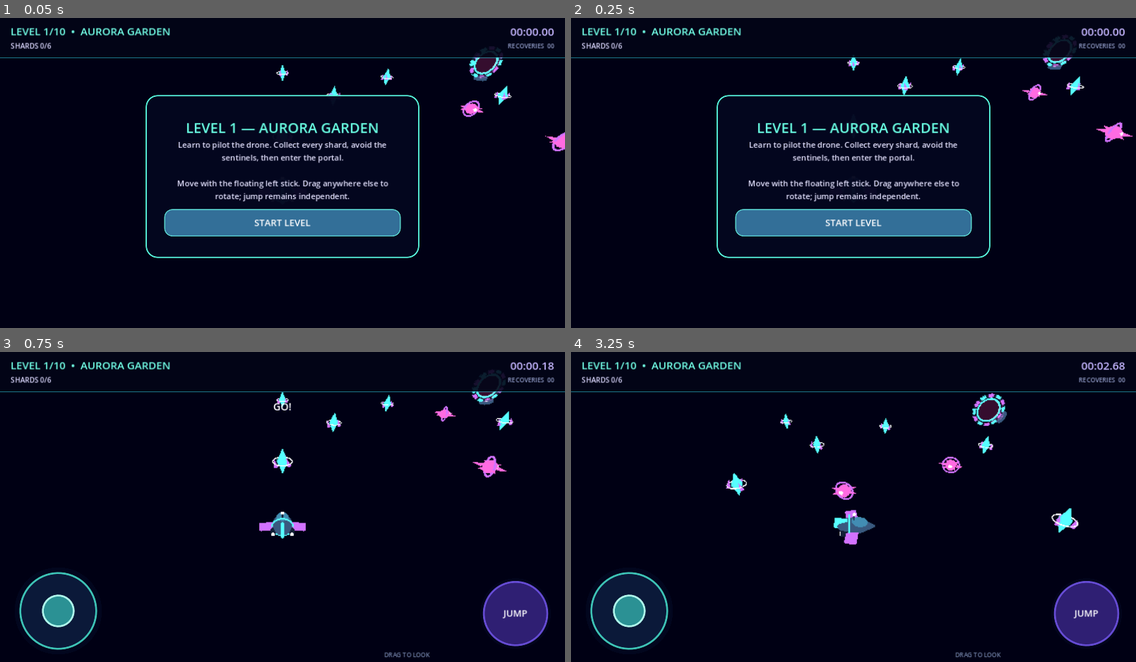
Above: before the commit, frames 1-4 (two rows, left to right).
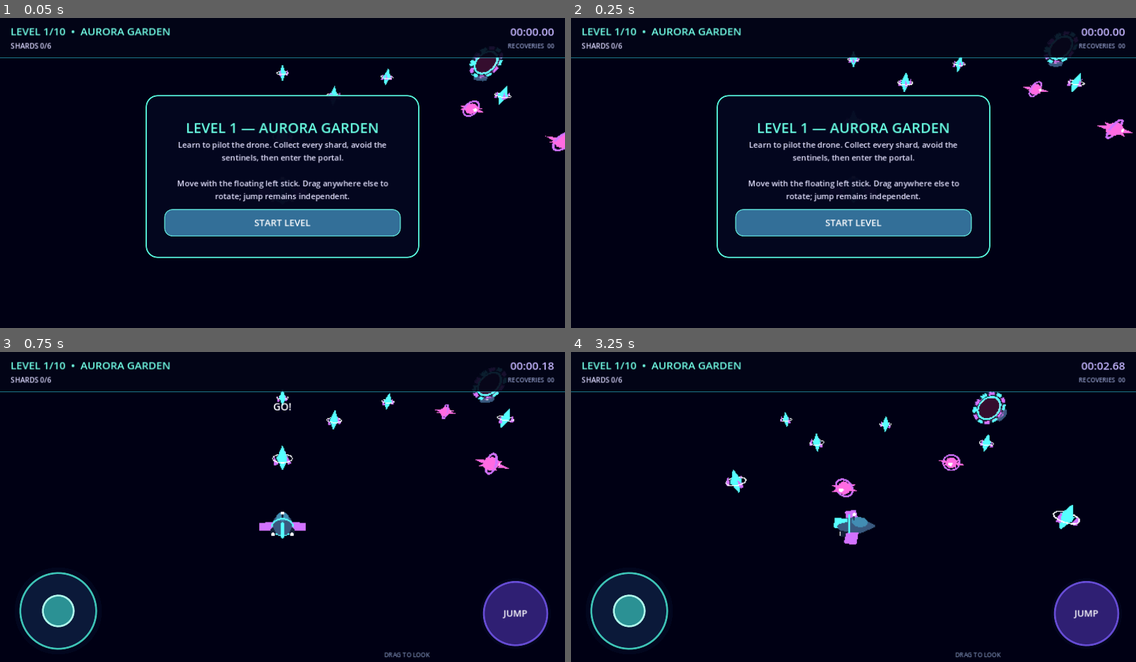
Above: after the commit, the same moments.

Repository: kirilsfriends-glitch/Aurora-ui-lib
Game: Godot game, scene res://main.tscn
The game is run twice, just before and just after one commit, with the same random seed, the same clock (stepped at 60 frames per second) and the same inputs.
Inputs (mouse positions are in pixels of both pictures, inside the frame that each line leads up to):
- Up to frame 1 (0.05 s): no input
- Up to frame 2 (0.25 s): no input
- Up to frame 3 (0.75 s): click "START LEVEL" at 0.5 s
- Up to frame 4 (3.25 s): move the mouse to (977, 494) at 1.27 s; hold D (move_right) 1.28-2 s; tap Space (jump) at 1.35, 1.52, 1.82, 3.05 s; click (977, 494) at 1.42 s; drag from (740, 525) to (825, 575) at 2.02 s; move the mouse to (910, 441) at 2.77 s; hold D (move_right) from 2.78 s (still down); tap E (camera_right) at 2.85 s

Frame 1 is identical in both runs. In frame 2, 0.8% of the frame differs, in the area x 48-100%, y 4-41%; in frame 3, 0.8%; in frame 4, 1.2%, in the area x 27-91%, y 12-59%.
Error in both runs: Invalid assignment of property or key 'sun_energy_multiplier' with value of type 'float' on a base object of type 'ProceduralSkyMaterial'. (res://scripts/main.…

Commit message:
fix: remove unfair hazards and enforce deep-contact hits
Co-authored-by: arena-agent <297053741+arena-agent@users.noreply.github.com>

Diff:
--- a/game/scripts/main.gd
+++ b/game/scripts/main.gd
@@ -140,14 +140,14 @@
     environment.background_mode = Environment.BG_SKY
     environment.ambient_light_source = Environment.AMBIENT_SOURCE_SKY
     environment.ambient_light_color = Color("c3d8ff")
-    environment.ambient_light_energy = 1.42
+    environment.ambient_light_energy = 1.9
     environment.ambient_light_sky_contribution = 0.72
     environment.reflected_light_source = Environment.REFLECTION_SOURCE_SKY
     # Balanced source emissions retain color without relying on a costly or
     # renderer-specific tone mapper.
     environment.tonemap_mode = Environment.TONE_MAPPER_FILMIC
     environment.adjustment_enabled = true
-    environment.adjustment_brightness = 1.16
+    environment.adjustment_brightness = 1.28
     environment.adjustment_contrast = 1.03
     environment.adjustment_saturation = 1.08
     # Mobile-friendly clear-space sky: depth comes from gradients and nebula cards,
@@ -163,7 +163,7 @@
 
     sun = DirectionalLight3D.new()
     sun.rotation_degrees = Vector3(-52.0, -38.0, 0.0)
-    sun.light_energy = 1.72
+    sun.light_energy = 2.0
     # Real-time directional shadows were the largest GPU cost on Android.
     # The baked-looking emissive trims keep silhouettes readable without them.
     sun.shadow_enabled = false
@@ -173,7 +173,7 @@
     # arenas where a local OmniLight cannot. Its GPU cost is small and fixed.
     fill_light = DirectionalLight3D.new()
     fill_light.rotation_degrees = Vector3(42.0, 142.0, 0.0)
-    fill_light.light_energy = 0.86
+    fill_light.light_energy = 1.35
     fill_light.shadow_enabled = false
     add_child(fill_light)
 
@@ -337,7 +337,7 @@
 
 func _build_level_polarity_reactor() -> void:
     level_name = "POLARITY REACTOR"
-    level_mechanic = "Activate all 3 polarity beacons. Wind tunnels push the drone while rotating laser arms guard the shards."
+    level_mechanic = "Activate all 3 polarity beacons while wind tunnels and open patrol lanes redirect the drone."
     required_shards = 9
     required_beacons = 3
     spawn_point = Vector3(0.0, 1.1, 11.0)
@@ -350,10 +350,6 @@
     _add_beacon(Vector3(-11, 0.02, -10))
     _add_beacon(Vector3(11, 0.02, -9))
     _add_beacon(Vector3(-10, 0.02, 10))
-
-    _add_rotating_laser(Vector3(0, 0, 0), 8.0, 1.15)
-    _add_rotating_laser(Vector3(7, 0, 7), 5.0, -1.7)
-    _add_rotating_laser(Vector3(-7, 0, -5), 4.5, 2.1)
 
     _add_wind_zone(Vector3(-6, 1.2, 2), Vector3(5, 2.5, 10), Vector3(8, 0, 0), Color("4fdcff"))
     _add_wind_zone(Vector3(7, 1.2, -4), Vector3(5, 2.5, 9), Vector3(-7, 0, 3), Color("ff55ce"))
@@ -370,7 +366,7 @@
 
 func _build_level_event_horizon() -> void:
     level_name = "EVENT HORIZON"
-    level_mechanic = "Low gravity, disappearing platforms, faster lasers, and a 105 second stability window. Keep moving."
+    level_mechanic = "Low gravity, disappearing platforms, precision jumps, and a 105 second stability window. Keep moving."
     required_shards = 10
     required_beacons = 2
     time_limit = 105.0
@@ -397,16 +393,12 @@
 
     _add_beacon(Vector3(-9, 1.22, 5))
     _add_beacon(Vector3(7, 3.42, -9))
-    _add_rotating_laser(Vector3(-9, 1.2, 5), 4.8, 2.5)
-    _add_rotating_laser(Vector3(7, 3.4, -9), 5.8, -3.0)
-    _add_moving_sentinel(Vector3(9, 2.35, 4), Vector3.RIGHT, 2.2, 2.8, 0.3)
-    _add_moving_sentinel(Vector3(-7, 3.15, -7), Vector3.FORWARD, 2.0, 3.1, 1.7)
 
     for position in [
         Vector3(-2, 1.1, 12), Vector3(2, 1.1, 12),
         Vector3(-9, 2.3, 6), Vector3(-9, 2.3, 3),
         Vector3(9, 2.9, 5), Vector3(9, 2.9, 2),
-        Vector3(-7, 3.7, -6), Vector3(-7, 3.7, -9),
+        Vector3(-5.5, 3.7, -6), Vector3(-8.5, 3.7, -9),
         Vector3(7, 4.5, -7), Vector3(7, 4.5, -11),
     ]:
         _add_shard(position)
@@ -878,15 +870,15 @@
     level_root.add_child(area)
     var collision := CollisionShape3D.new()
     var shape := SphereShape3D.new()
-    # Match the visible 0.64-scaled model instead of killing the player in a
-    # large invisible shell around it.
-    shape.radius = 0.68
+    # Deliberately keep the lethal core deep inside the visible red sphere.
+    # Together with the compact player capsule this prevents "air" deaths.
+    shape.radius = 0.30
     collision.shape = shape
     area.add_child(collision)
     var model := SENTINEL_MODEL.instantiate()
     model.scale = Vector3.ONE * 0.64
     area.add_child(model)
-    area.body_entered.connect(_on_hazard_touched.bind("SENTINEL CONTACT — RECALIBRATED"))
+    area.body_entered.connect(_on_hazard_touched.bind(area, "SENTINEL CONTACT — RECALIBRATED"))
     moving_hazards.append(area)
 
 
@@ -910,11 +902,13 @@
     pivot.add_child(beam)
     var collision := CollisionShape3D.new()
     var shape := BoxShape3D.new()
-    shape.size = Vector3(beam_length, 0.3, 0.32)
+    # Collision is intentionally narrower than the visible beam so the drone
+    # has to visibly overlap it before a contact can be confirmed.
+    shape.size = Vector3(beam_length, 0.1, 0.08)
     collision.shape = shape
     beam.add_child(collision)
     _add_box_visual(beam, Vector3(beam_length, 0.24, 0.32), Vector3.ZERO, Color("ff668c"), 6.0)
-    beam.body_entered.connect(_on_hazard_touched.bind("LASER CONTACT — RECALIBRATED"))
+    beam.body_entered.connect(_on_hazard_touched.bind(beam, "LASER CONTACT — RECALIBRATED"))
     rotating_lasers.append(pivot)
 
 
@@ -994,11 +988,16 @@
     area.set_meta("phase", phase)
     area.set_meta("active", true)
     level_root.add_child(area)
-    var collision := _add_box_collision(area, size)
+    var collision_size := Vector3(size.x, size.y * 0.72, size.z)
+    if size.x < size.z:
+        collision_size.x = minf(size.x, 0.1)
+    else:
+        collision_size.z = minf(size.z, 0.1)
+    var collision := _add_box_collision(area, collision_size)
     area.set_meta("collision", collision)
     _add_box_visual(area, size, Vector3.ZERO, Color(color, 0.42), 3.0, true)
     _add_box_visual(area, Vector3(maxf(size.x, 0.16), size.y + 0.35, maxf(size.z, 0.16)), Vector3.ZERO, Color(color, 0.12), 0.8, true)
-    area.body_entered.connect(_on_hazard_touched.bind("PULSE GATE CONTACT — RECALIBRATED"))
+    area.body_entered.connect(_on_hazard_touched.bind(area, "PULSE GATE CONTACT — RECALIBRATED"))
     pulse_gates.append(area)
 
 
@@ -1139,8 +1138,19 @@
     _update_portal_state()
 
 
-func _on_hazard_touched(body: Node3D, reason: String = "ENERGY IMPACT — RECALIBRATED") -> void:
-    if body == player and hit_cooldown <= 0.0 and level_active:
+func _on_hazard_touched(body: Node3D, source: Area3D, reason: String) -> void:
+    if body != player or hit_cooldown > 0.0 or not level_active:
+        return
+    # Ignore one-frame broad-phase contacts and fast near misses. A lethal hit
+    # now requires the compact collision cores to overlap continuously.
+    await get_tree().create_timer(0.12).timeout
+    if (
+        level_active
+        and hit_cooldown <= 0.0
+        and is_instance_valid(source)
+        and source.monitoring
+        and source.overlaps_body(player)
+    ):
         _reset_player(reason)
 
 
@@ -1458,7 +1468,7 @@
 
 func _make_material(color: Color, emission: float = 0.0, transparent: bool = false, unshaded: bool = false) -> StandardMaterial3D:
     var material := StandardMaterial3D.new()
-    var lifted_color := color.lightened(0.12 if not transparent else 0.06)
+    var lifted_color := color.lightened(0.28 if not transparent else 0.1)
     lifted_color.a = color.a
     material.albedo_color = lifted_color
     material.metallic = 0.3
@@ -1467,7 +1477,7 @@
     # every phone; a soft emissive baseline avoids dependence on GLES ambient.
     var effective_emission := emission
     if not transparent and not unshaded:
-        effective_emission = maxf(effective_emission, 0.58)
+        effective_emission = maxf(effective_emission, 1.0)
     if effective_emission > 0.0:
         material.emission_enabled = true
         material.emission = Color(lifted_color.r, lifted_color.g, lifted_color.b, 1.0)
--- a/game/scripts/player.gd
+++ b/game/scripts/player.gd
@@ -26,8 +26,10 @@
 
     var collision := CollisionShape3D.new()
     var shape := CapsuleShape3D.new()
-    shape.radius = 0.48
-    shape.height = 1.2
+    # Keep the arcade collision core well inside the visible drone. This makes
+    # obstacle hits obvious instead of triggering at the wing tips or in air.
+    shape.radius = 0.30
+    shape.height = 0.82
     collision.shape = shape
     add_child(collision)
 
--- a/game/tests/campaign_smoke_test.gd
+++ b/game/tests/campaign_smoke_test.gd
@@ -16,6 +16,16 @@
     root.add_child(game)
     await process_frame
 
+    var player_capsule: CapsuleShape3D
+    for child in game.player.get_children():
+        if child is CollisionShape3D and child.shape is CapsuleShape3D:
+            player_capsule = child.shape
+            break
+    if player_capsule == null or player_capsule.radius > 0.31:
+        push_error("Player collision core is missing or too large")
+        quit(1)
+        return
+
     for level_index in range(10):
         game._load_level(level_index)
         await process_frame
@@ -23,6 +33,19 @@
             push_error("Level %d failed to initialize" % (level_index + 1))
             quit(1)
             return
+        if level_index in [2, 3] and (
+            not game.rotating_lasers.is_empty() or not game.moving_hazards.is_empty()
+        ):
+            push_error("Level %d still contains a red lethal hazard" % (level_index + 1))
+            quit(1)
+            return
+        for sentinel in game.moving_hazards:
+            for child in sentinel.get_children():
+                if child is CollisionShape3D and child.shape is SphereShape3D:
+                    if child.shape.radius > 0.31:
+                        push_error("Level %d sentinel collision is too large" % (level_index + 1))
+                        quit(1)
+                        return
         print("CAMPAIGN_SMOKE_LEVEL_OK:", level_index + 1)
 
     game.queue_free()
Not shown, changed: game/export_presets.cfg
Not shown, changed: .github/workflows/build-android.yml
Not shown, changed: README.md
Not shown, changed: game/README.md
